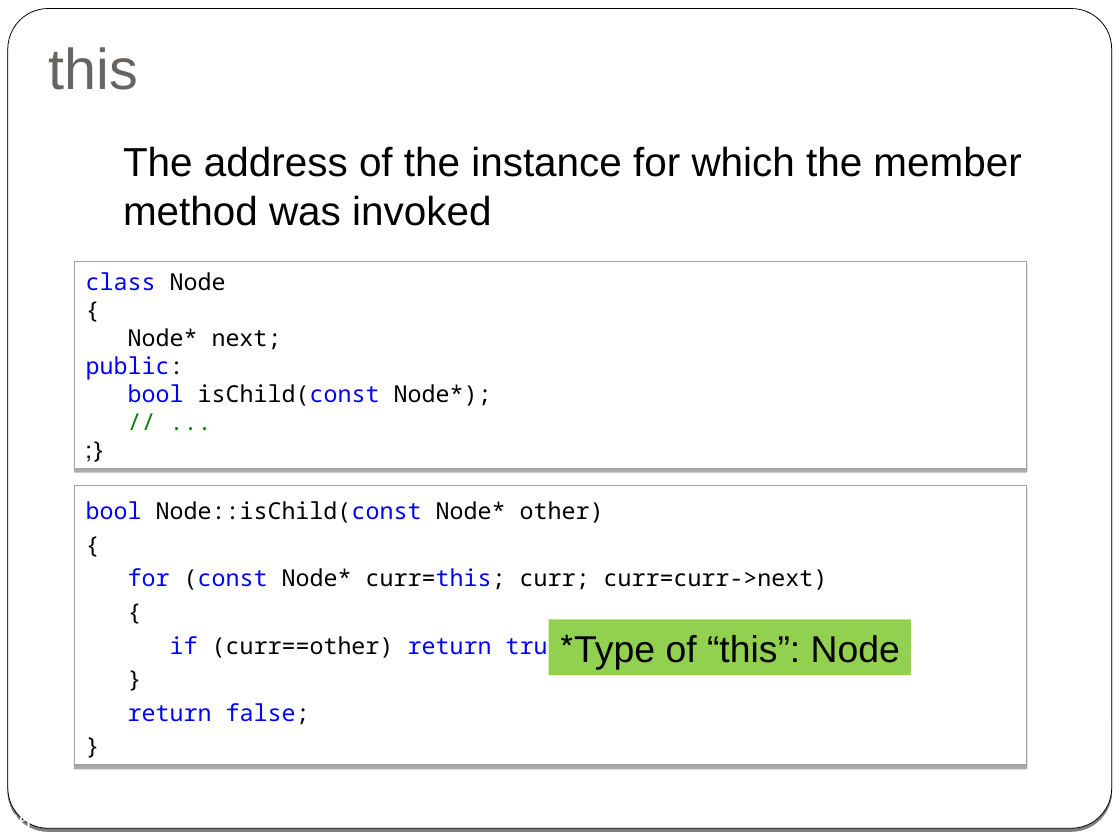
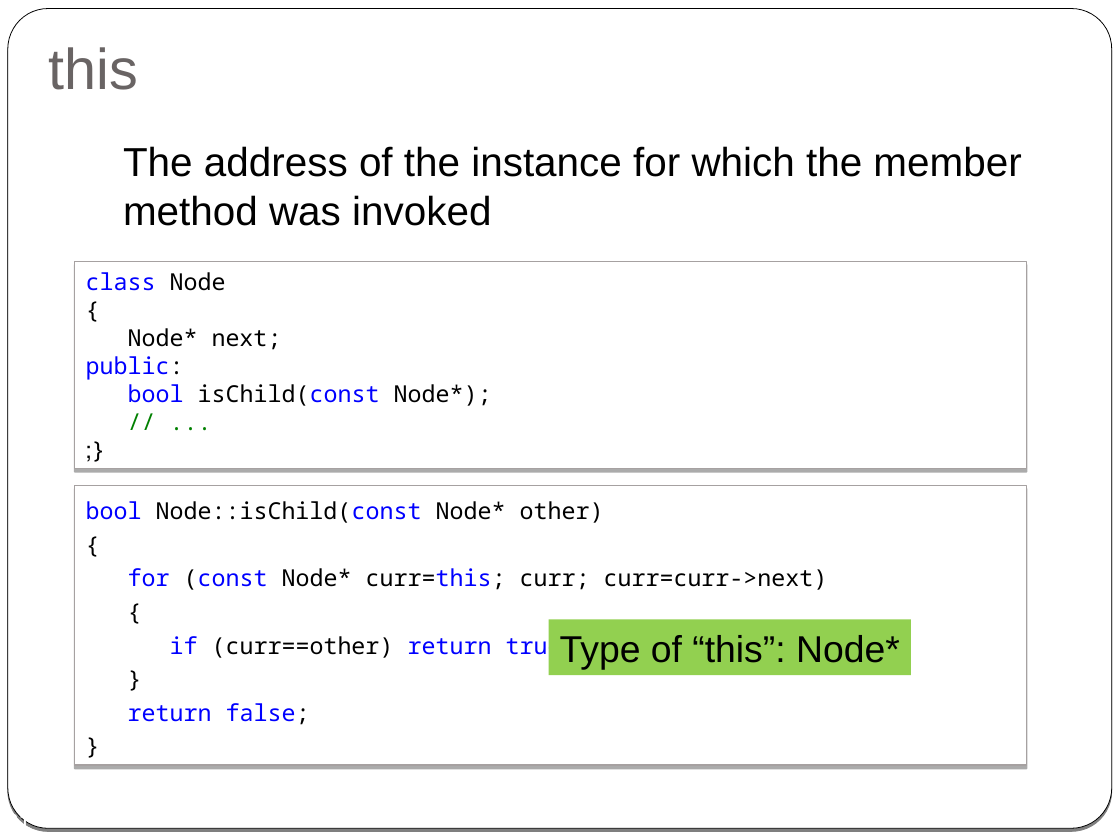
Before and after one commit to cpp-at-ariel/cpp-5778, a slide deck: slide 21 of week02-classes-constructors-destructors/slides.odp (slide 26 before the commit). Drawn at 1120x840 pixels with LibreOffice and Linux fonts; fonts in the diff are those of the drawing. Boxes give left, top, right and bottom in pixels: in the first picture for what was removed or moved away, otherwise in the second. Text is boxed around its words. In the diff, an @@ line names an element or a change of style, - is before the commit and + after.

```diff
--- a/week02-classes-constructors-destructors/slides.odp
+++ b/week02-classes-constructors-destructors/slides.odp
@@ rectangle "Type of “this”: Node*" at bbox=[549, 619, 912, 675]: alignment right to left @@
@@ page number at bbox=[6, 812, 30, 827]: text changed @@
-26
+21
```
Also in this commit, not shown: 7 other slides changed, 8 slides removed, 16 other files.
